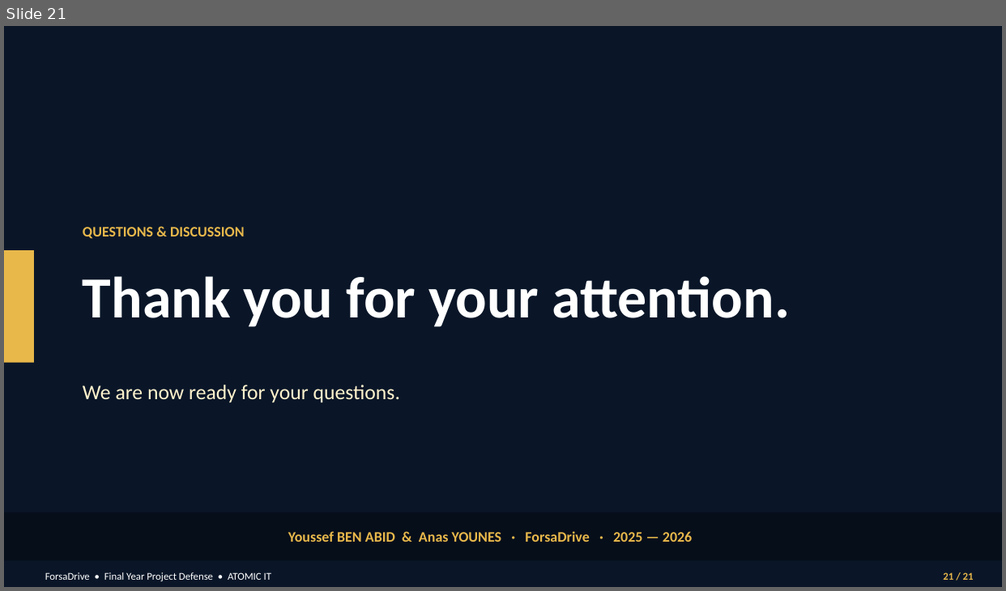
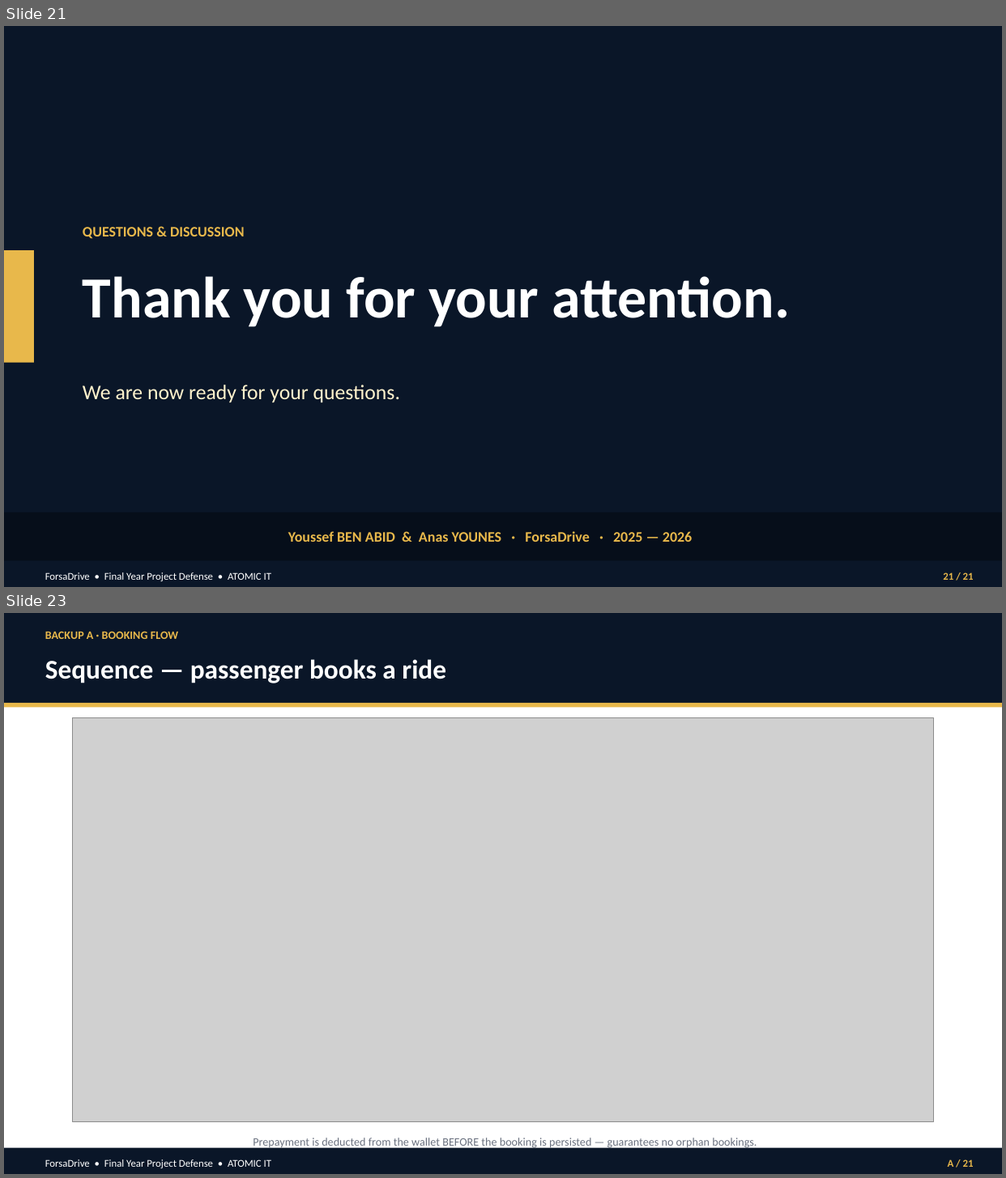
Before and after one commit to nass-ds/ForsaDrive_integration, a slide deck: PFE_PROJECT/ForsaDrive_Defense.pptx. Shown one above the other, each under a label of ours: slide 21 before the commit, slides 21 and 23 after it; the slides between them are not shown. The pictures are 1006x591 and 1006x1178 pixels, drawn with LibreOffice and Linux fonts; fonts in the diff are those of the drawing; grey boxes stand for pictures. Boxes give left, top, right and bottom in pixels: in the first picture for what was removed or moved away, otherwise in the second. Text is boxed around its words. In the diff, an @@ line names an element or a change of style, - is before the commit and + after.

```diff
--- a/PFE_PROJECT/ForsaDrive_Defense.pptx
+++ b/PFE_PROJECT/ForsaDrive_Defense.pptx
@@ slide 23 added at bbox=[4, 613, 1002, 1174], background #FFFFFF @@
@@ rectangle added at bbox=[4, 613, 1002, 703], fill #0A1628 @@
@@ text added at bbox=[45, 631, 178, 639], 11 pt, text #E8B84B, bold @@
+BACKUP A · BOOKING FLOW
@@ text added at bbox=[45, 659, 446, 683], 26 pt, text #FFFFFF, bold @@
+Sequence — passenger books a ride
@@ rectangle added at bbox=[4, 703, 1002, 707], fill #E8B84B @@
@@ picture added at bbox=[73, 717, 934, 1122] @@
@@ text added at bbox=[253, 1138, 756, 1149], 11 pt, text #6B7280 @@
+Prepayment is deducted from the wallet BEFORE the booking is persisted — guarantees no orphan bookings.
@@ rectangle added at bbox=[4, 1148, 1002, 1174], fill #0A1628 @@
@@ text added at bbox=[45, 1160, 271, 1169], 10 pt, text #FFFFFF @@
+ForsaDrive • Final Year Project Defense • ATOMIC IT
@@ text added at bbox=[948, 1160, 974, 1167], 10 pt, text #E8B84B, bold @@
+A / 21
```
Also in this commit, not shown: 8 other slides added, 6 other files.
